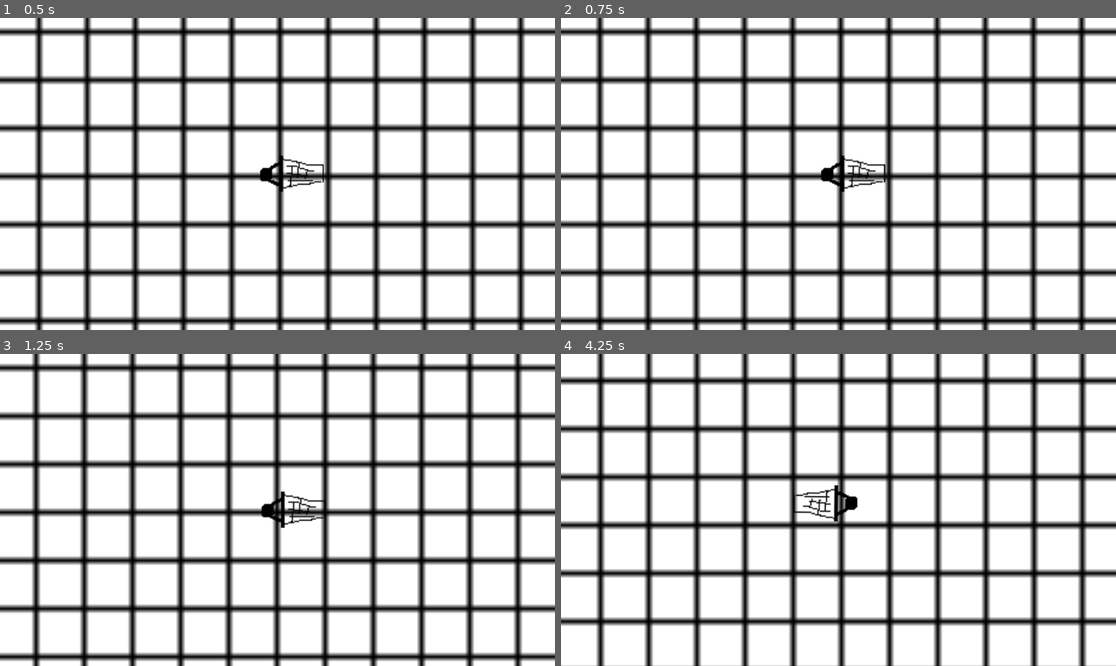
Above: before the commit, frames 1-4 (two rows, left to right).
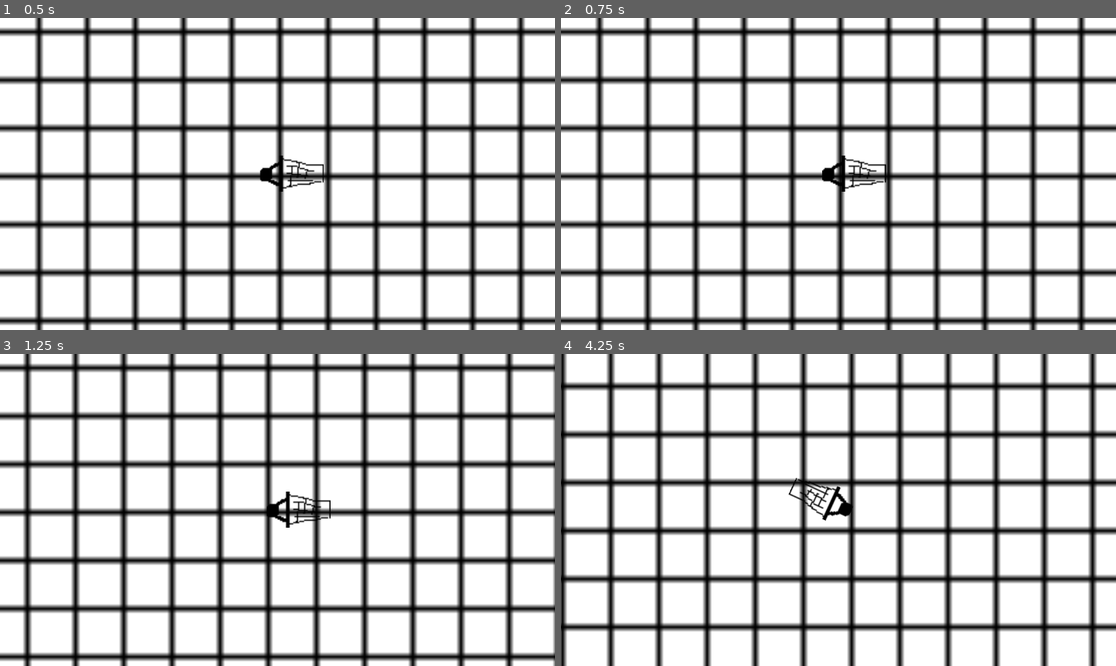
Above: after the commit, the same moments.

Repository: MathieuVavrille/market-drift
Game: Godot game, scene res://main.tscn
The game is run twice, just before and just after one commit, with the same random seed, the same clock (stepped at 60 frames per second) and the same inputs.
Inputs:
- Up to frame 1 (0.5 s): no input
- Up to frame 2 (0.75 s): tap Enter at 0.5 s; hold Right (ui_right) from 0.53 s (still down)
- Up to frame 3 (1.25 s): keep holding Right (ui_right)
- Up to frame 4 (4.25 s): release Right (ui_right) at 1.28 s; hold Down (ui_down) 1.28-2.03 s; hold Right (ui_right) 2.03-2.78 s; hold Up (ui_up) 2.78-3.53 s; hold Left (ui_left) from 3.53 s (still down)

Frame 1 is identical in both runs. In frame 2, 0.2% of the frame differs, in the area x 46-59%, y 44-56%; in frame 3, 33%; in frame 4, 52%, in the area x 0-100%, y 0-100%.

Commit message:
starting tiles

Diff:
--- a/player_cart.gd
+++ b/player_cart.gd
@@ -7,26 +7,28 @@
 
 func _physics_process(delta):
 	var cart_direction = $CartMesh.global_position - $PlayerMesh.global_position
+	print(cart_direction)
 	var input_vector = Vector2(
 		Input.get_action_strength("ui_right") - Input.get_action_strength("ui_left"),
 		Input.get_action_strength("ui_down") - Input.get_action_strength("ui_up")
 	).normalized()
 
+	# Drag
 	apply_central_force(-linear_velocity * FRICTION_STRENGTH)
 	apply_torque(-angular_velocity * 20)
+
 	if input_vector.length() > 0:
 		var current_velocity = linear_velocity
 		var force_position = $PlayerMesh.global_position - global_position
 		var angle = cart_direction.angle_to(input_vector)
-		if angle < PI:
+		if angle < -PI:
 			angle += PI
 		if angle > PI:
 			angle -= PI
+		print(angle * 180 / PI)
 		if abs(angle) < PI/16:
 			apply_torque(angle * 10000)
 		if abs(angle) < PI/2:
 			apply_force(input_vector * move_force, force_position)
-			print(angle)
-		else:  # Does not work well ...
-			print("here")
+		else:
 			apply_force(input_vector * move_force / 4, force_position)
Binary file added: assets/market_tiles/banana_basket.png
Not shown, added: assets/market_tiles/banana_basket.png.import
Binary file added: assets/market_tiles/ground_tile.png
Not shown, added: assets/market_tiles/ground_tile.png.import
Binary file added: assets/market_tiles/raw/banana.png
Not shown, added: assets/market_tiles/raw/banana.png.import
